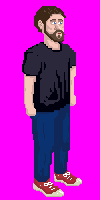
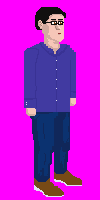
Comparing the layer stacks of the two 100×200 images. Changes:
painted on "Head" over [34, 6, 66, 44]
painted on "Right Bicep" over [22, 48, 40, 88]
painted on "Right Forearm" over [24, 85, 36, 108]
painted on "Chest" over [30, 42, 70, 112]
painted on "Left Bicep" over [63, 48, 76, 82]
painted on "Left Forearm" over [67, 79, 76, 98]
painted on "Right Foot" over [33, 178, 64, 197]
painted on "Left Foot" over [54, 170, 82, 186]
